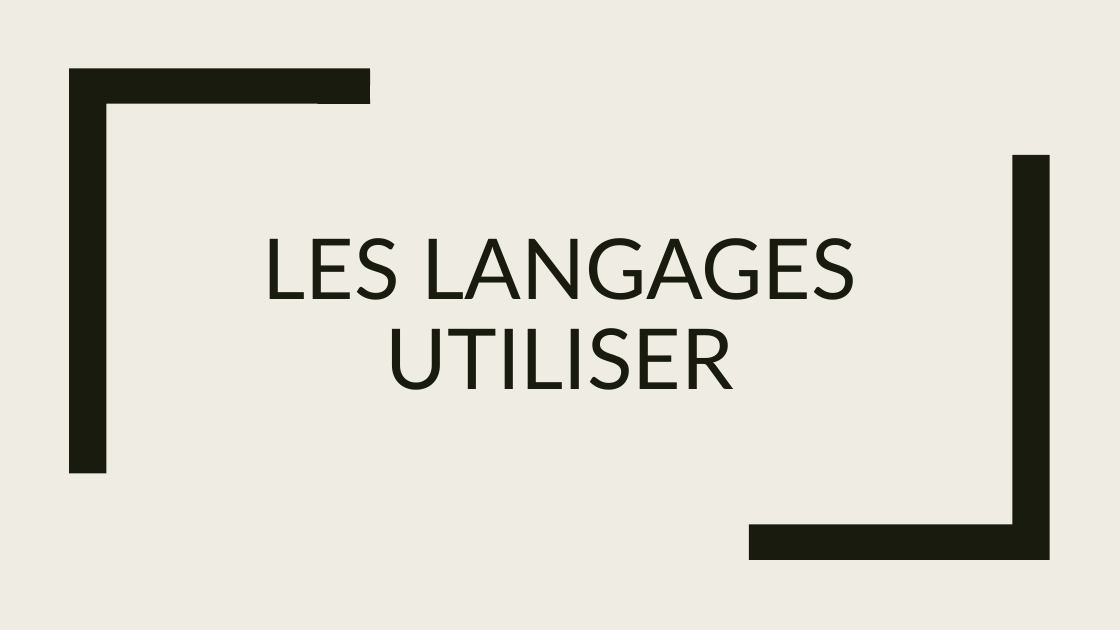
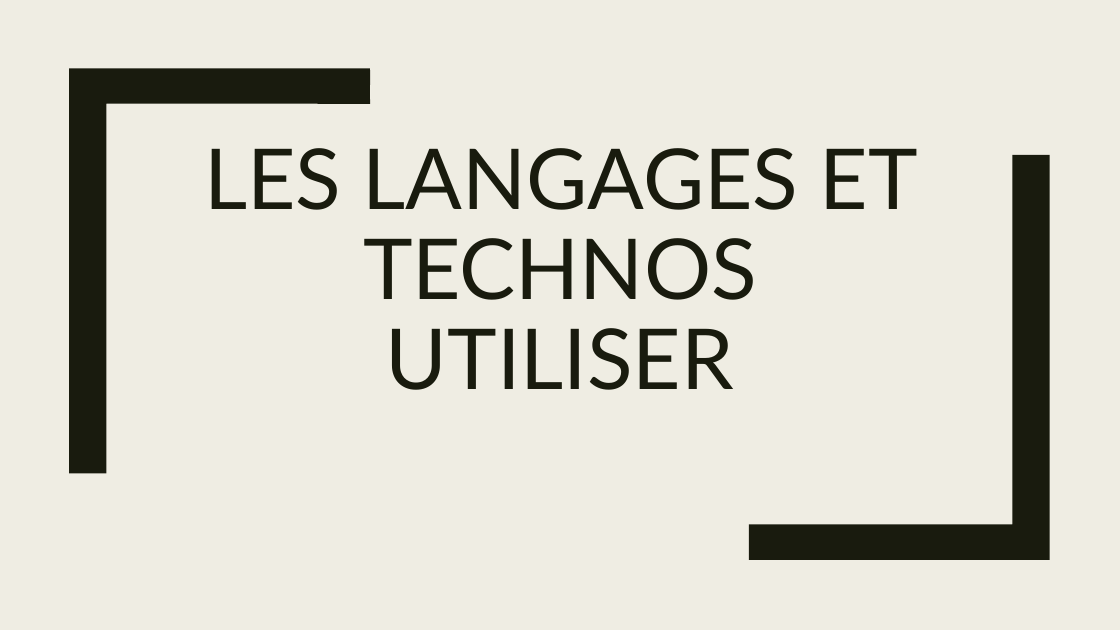
Before and after one commit to antoinesza/Parking3000, a slide deck: slide 2 of Parking3000.pptx. Drawn at 1120x630 pixels with LibreOffice and Linux fonts; fonts in the diff are those of the drawing. Boxes give left, top, right and bottom in pixels: in the first picture for what was removed or moved away, otherwise in the second. Text is boxed around its words. In the diff, an @@ line names an element or a change of style, - is before the commit and + after.

```diff
--- a/Parking3000.pptx
+++ b/Parking3000.pptx
@@ title at box(204, 148, 918, 390): text changed @@
-LES LANGAGES UTILISER
+LES LANGAGES ET TECHNOS UTILISER
```
Also in this commit, not shown: 2 other slides changed, 2 slides added, 1 slide removed.
